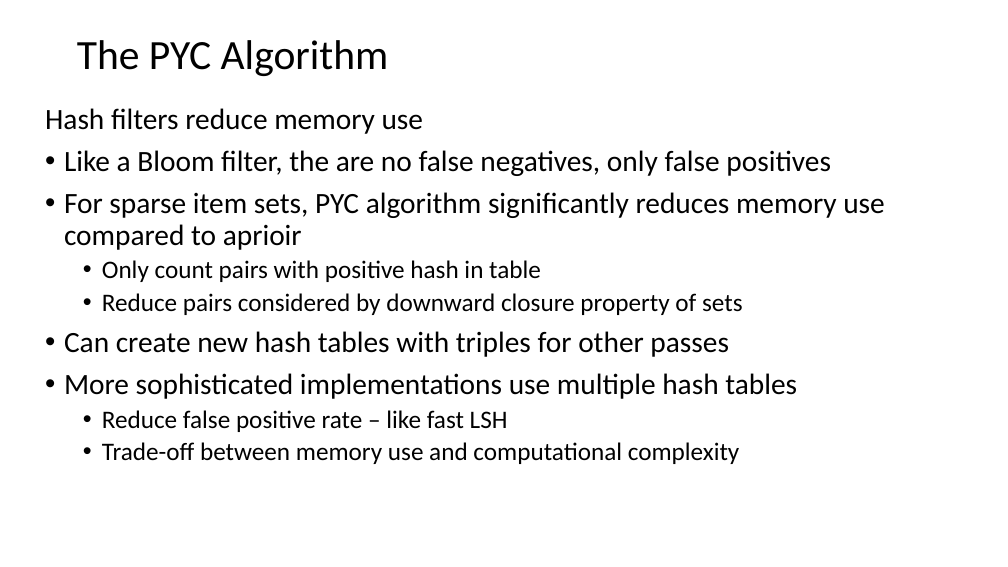
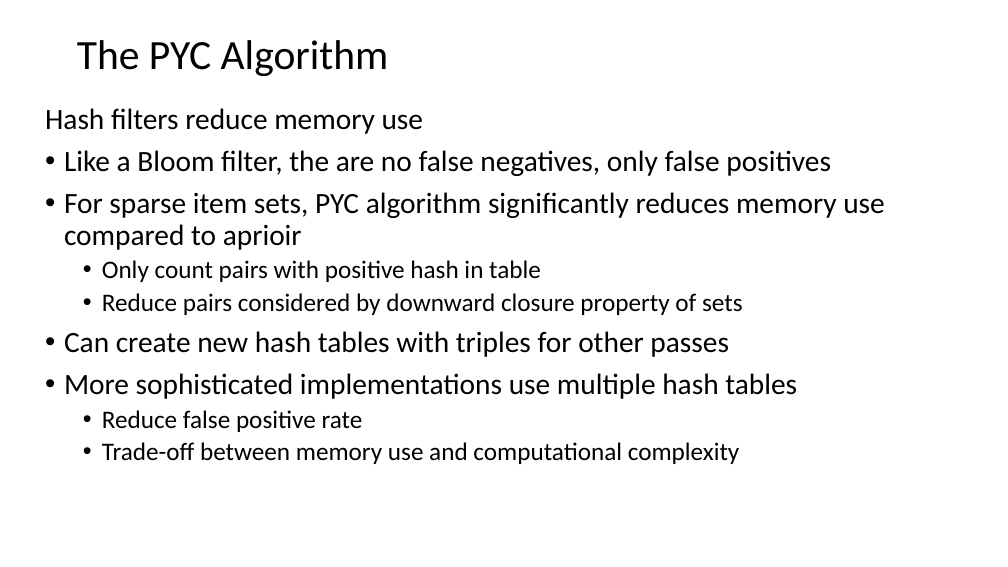
Before and after one commit to harelgabainew/school1, a slide deck: slide 38 of slides/12_AssociationsFrequentItems.pptx. Drawn at 1008x567 pixels with LibreOffice and Linux fonts; fonts in the diff are those of the drawing. Boxes give left, top, right and bottom in pixels: in the first picture for what was removed or moved away, otherwise in the second. Text is boxed around its words. In the diff, an @@ line names an element or a change of style, - is before the commit and + after.

```diff
--- a/slides/12_AssociationsFrequentItems.pptx
+++ b/slides/12_AssociationsFrequentItems.pptx
@@ text at [102,410,363,432]: text changed @@
-  • Reduce false positive rate – like fast LSH
+  • Reduce false positive rate
```
Also in this commit, not shown: 3 other slides changed, 2 other files.
